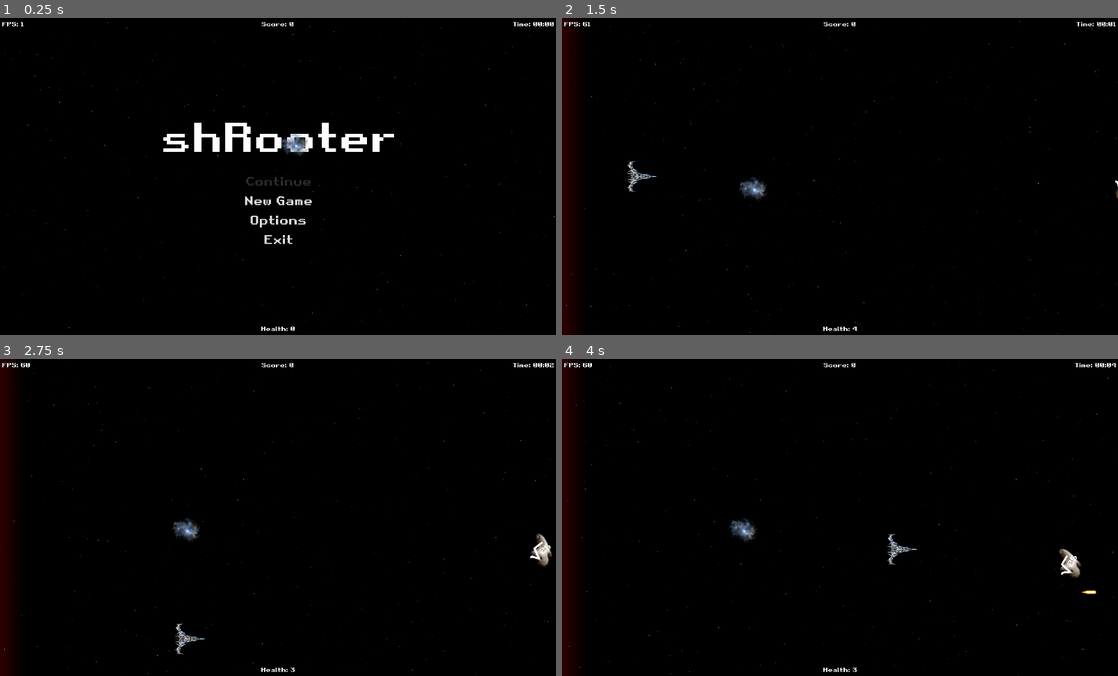
Above: before the commit, frames 1-4 (two rows, left to right).
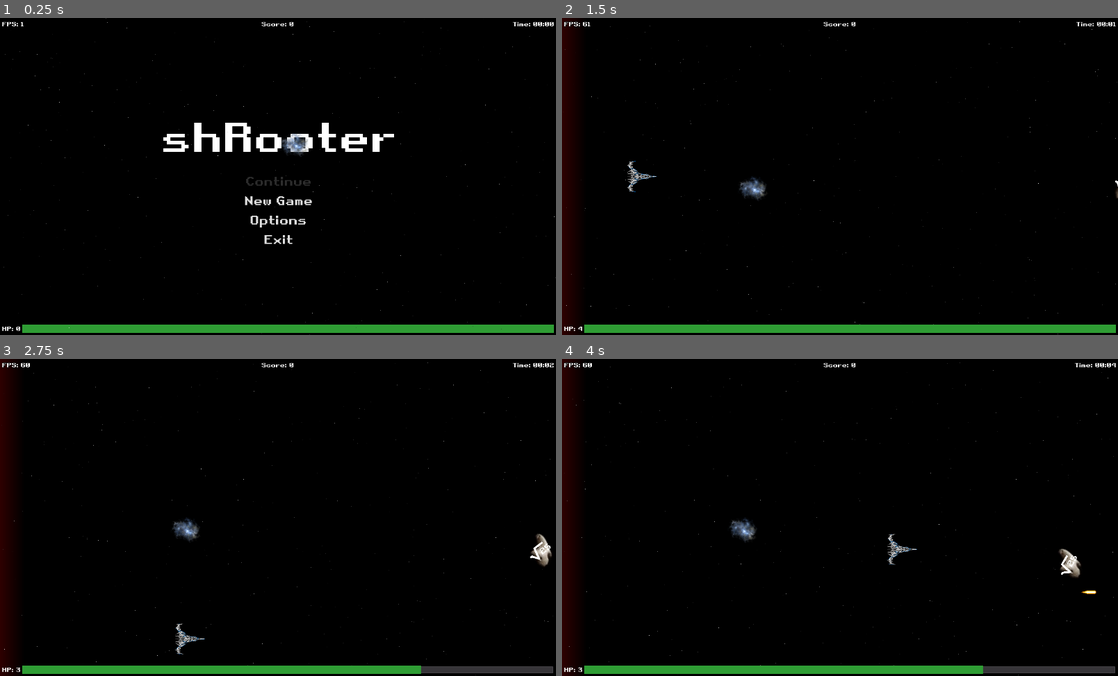
Above: after the commit, the same moments.

Repository: gingerr/ggj-2023-roots-one
Game: Godot game, scene res://MainMenu.tscn
Same seed, same stepped clock (60 frames per second), same inputs: the game is played once before the commit and once after it.
Inputs:
- Up to frame 1 (0.25 s): no input
- Up to frame 2 (1.5 s): click "New Game" at 0.5 s; tap Enter at 1.25 s; hold Right (ui_right) from 1.28 s (still down)
- Up to frame 3 (2.75 s): tap Space at 1.52, 2.27 s; release Right (ui_right) at 2.03 s; hold Down (ui_down) from 2.03 s (still down)
- Up to frame 4 (4 s): release Down (ui_down) at 2.78 s; hold Right (ui_right) 2.78-3.53 s; hold Up (ui_up) from 3.53 s (still down); tap Space at 3.77 s

The runs differ from the first frame. In frame 1, 2.5% of the frame differs, in the area x 0-100%, y 96-100%; in frame 2, 2.5%; in frame 3, 2.4%; in frame 4, 2.4%.

Commit message:
adds simple health bar

Diff:
--- a/HUD.gd
+++ b/HUD.gd
@@ -5,6 +5,7 @@
 export var time: float
 export var score: int
 var health: int
+var maxHealth: int
 
 func _ready():
 	setTopBottomHeight()
@@ -18,15 +19,23 @@
 	score += value
 	updateHUD()
 
+func setMaxHealth(value: int):
+	maxHealth = value
+	updateHUD()
+
 func setHealth(value: int):
-	health = value
-	updateHUD()
+	if (value >= 0):
+		health = value
+		updateHUD()
 
 func updateHUD():
 	get_node('%Fps').set_text("FPS: " + String(Engine.get_frames_per_second()))
 	get_node('%Score').set_text('Score: ' + String(score))
 	get_node('%Time').set_text('Time: ' + getTimeString())
-	get_node('%Health').set_text('Health: ' + String(health))
+	get_node('%Health').set_text('HP: ' + String(health))
+	var bar: ProgressBar = get_node('%Bar')
+	bar.max_value = maxHealth
+	bar.value = health
 
 func getTimeString() -> String:
 	var minutes := time / 60
--- a/HUD.tscn
+++ b/HUD.tscn
@@ -8,6 +8,9 @@
 outline_size = 1
 outline_color = Color( 0, 0, 0, 1 )
 font_data = ExtResource( 1 )
+
+[sub_resource type="StyleBoxFlat" id=5]
+bg_color = Color( 0.188235, 0.619608, 0.207843, 1 )
 
 [node name="HUD" type="CanvasLayer"]
 follow_viewport_enable = true
@@ -81,13 +84,28 @@
 margin_bottom = 790.0
 mouse_filter = 2
 
-[node name="Health" type="Label" parent="MarginContainer/VBoxContainer/Bottom"]
-unique_name_in_owner = true
+[node name="HBoxContainer" type="HBoxContainer" parent="MarginContainer/VBoxContainer/Bottom"]
 margin_right = 1390.0
 margin_bottom = 21.0
 size_flags_horizontal = 3
-size_flags_vertical = 7
+size_flags_vertical = 3
+
+[node name="Health" type="Label" parent="MarginContainer/VBoxContainer/Bottom/HBoxContainer"]
+unique_name_in_owner = true
+margin_right = 106.0
+margin_bottom = 21.0
 custom_fonts/font = ExtResource( 2 )
 text = "Health: 123"
 align = 1
 valign = 2
+
+[node name="Bar" type="ProgressBar" parent="MarginContainer/VBoxContainer/Bottom/HBoxContainer"]
+unique_name_in_owner = true
+margin_left = 110.0
+margin_right = 1390.0
+margin_bottom = 21.0
+size_flags_horizontal = 3
+size_flags_vertical = 3
+custom_styles/fg = SubResource( 5 )
+step = 1.0
+percent_visible = false
--- a/Player.gd
+++ b/Player.gd
@@ -44,5 +44,8 @@
 	return health
 
 func change_health(value: int):
+	if(value > 0 && (health == 0 || health == null)):
+		HUD.setMaxHealth(value)
+
 	health += value
 	HUD.setHealth(health)
Not shown: 1 places in HUD.tscn that only renumber resources
